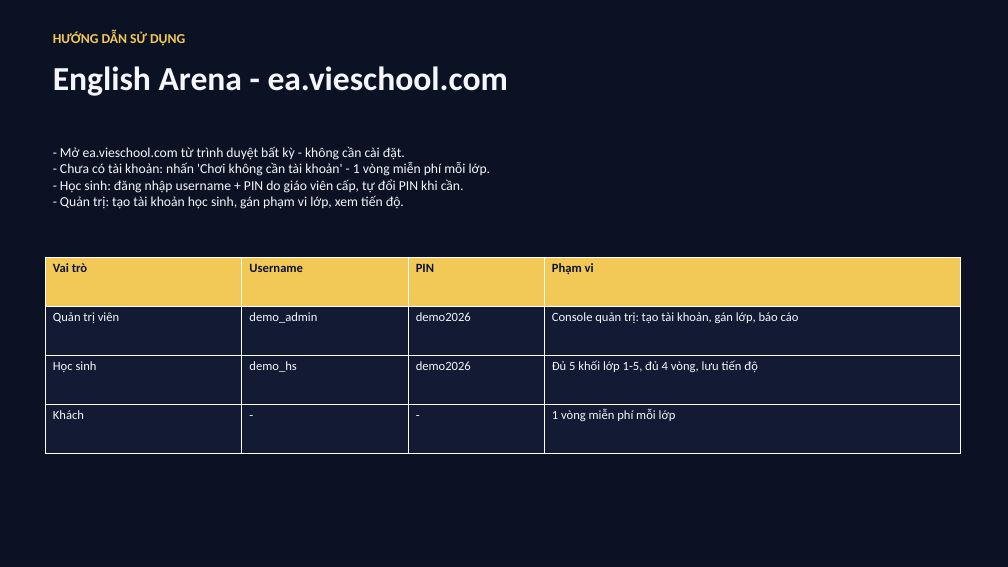
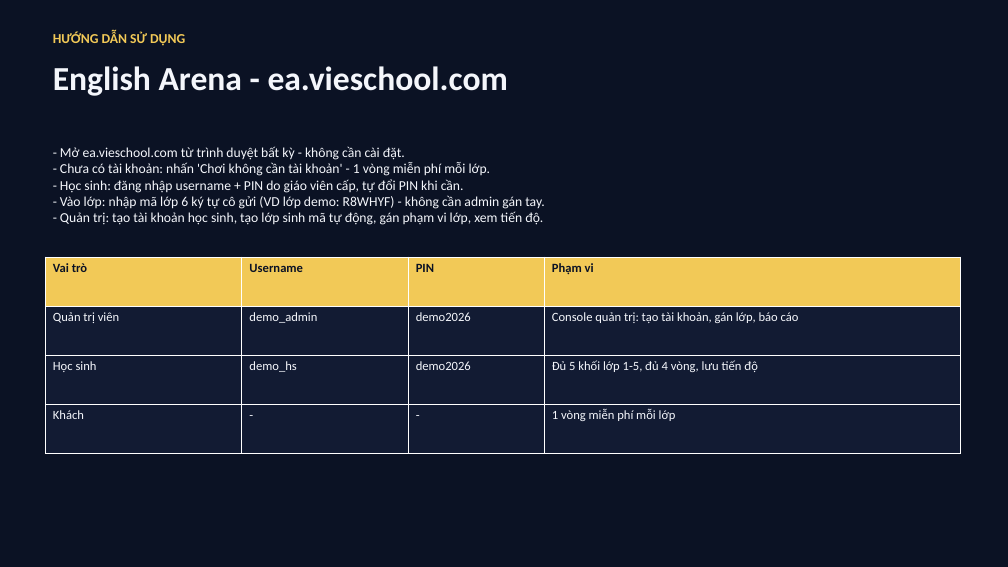
Before and after one commit to saintzzz/student-self-practice-web, a slide deck: slide 7 of docs/proposal-vieschool-khach-hang.pptx. Drawn at 1008x567 pixels with LibreOffice and Linux fonts; fonts in the diff are those of the drawing. Boxes give left, top, right and bottom in pixels: in the first picture for what was removed or moved away, otherwise in the second. Text is boxed around its words. In the diff, an @@ line names an element or a change of style, - is before the commit and + after.

```diff
--- a/docs/proposal-vieschool-khach-hang.pptx
+++ b/docs/proposal-vieschool-khach-hang.pptx
@@ text at [60, 195, 544, 225]: text changed @@
-- Quản trị: tạo tài khoản học sinh, gán phạm vi lớp, xem tiến độ.
+- Vào lớp: nhập mã lớp 6 ký tự cô gửi (VD lớp demo: R8WHYF) - không cần admin gán tay.
+- Quản trị: tạo tài khoản học sinh, tạo lớp sinh mã tự động, gán phạm vi lớp, xem tiến độ.
```
Also in this commit, not shown: 2 other slides changed, 1 other file.
